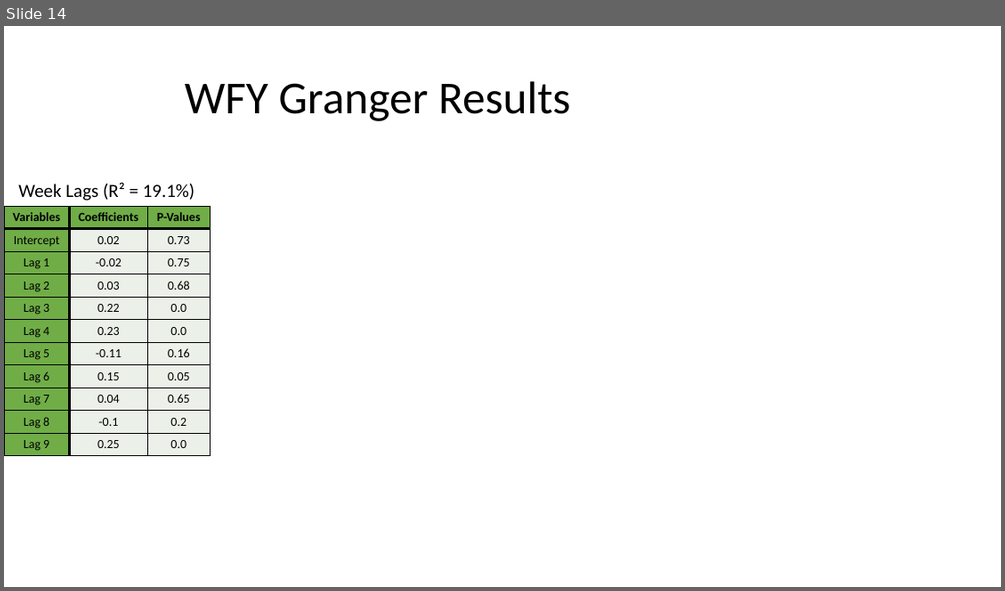
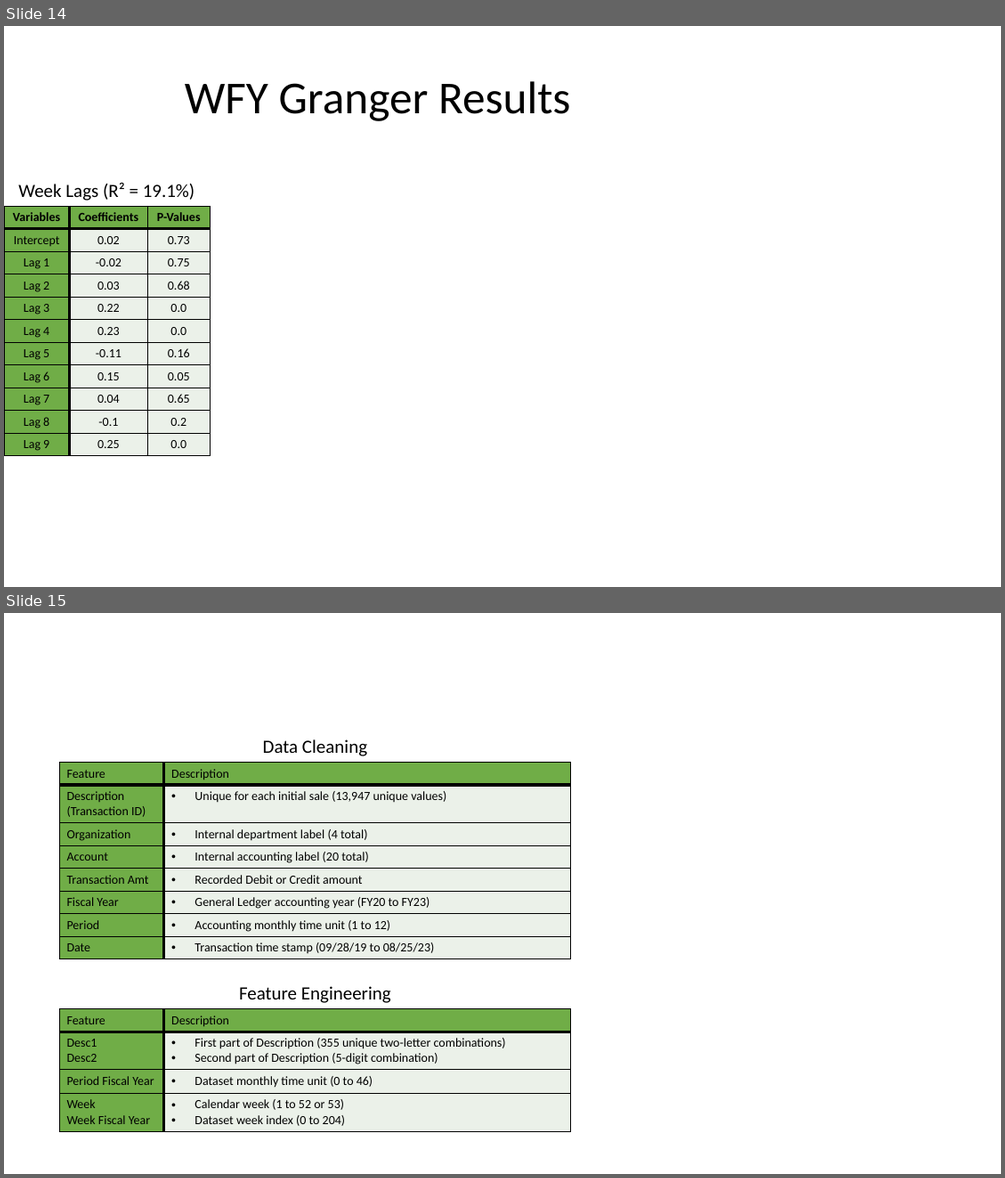
Before and after one commit to lelandjmurrin/Acquisition_Due_Dilligence_Capstone_Project, a slide deck: data/presentation_tables.pptm. Shown one above the other, each under a label of ours: slide 14 before the commit, slides 14 and 15 after it. The pictures are 1005x591 and 1005x1178 pixels, drawn with LibreOffice and Linux fonts; fonts in the diff are those of the drawing. Boxes give left, top, right and bottom in pixels: in the first picture for what was removed or moved away, otherwise in the second. Text is boxed around its words. In the diff, an @@ line names an element or a change of style, - is before the commit and + after.

```diff
--- a/data/presentation_tables.pptm
+++ b/data/presentation_tables.pptm
@@ slide 15 added at bbox=[4, 613, 1001, 1174], background #FFFFFF @@
@@ table added at bbox=[59, 732, 571, 957], 9 rows, 2 columns @@
+Data Cleaning | 
+Feature | Description
+Description / (Transaction ID) | Unique for each initial sale (13,947 unique values)
+Organization | Internal department label (4 total)
+Account | Internal accounting label (20 total)
+Transaction Amt | Recorded Debit or Credit amount
+Fiscal Year | General Ledger accounting year (FY20 to FY23)
+Period | Accounting monthly time unit (1 to 12)
+Date | Transaction time stamp (09/28/19 to 08/25/23)
@@ table added at bbox=[59, 979, 571, 1130], 5 rows, 2 columns @@
+Feature Engineering | 
+Feature | Description
+Desc1 / Desc2 | First part of Description (355 unique two-letter combinations) / Second part of Description (5-digit combination)
+Period Fiscal Year | Dataset monthly time unit (0 to 46)
+Week / Week Fiscal Year | Calendar week (1 to 52 or 53) / Dataset week index (0 to 204)
```
Also in this commit, not shown: 1 slide changed, 2 other files.
